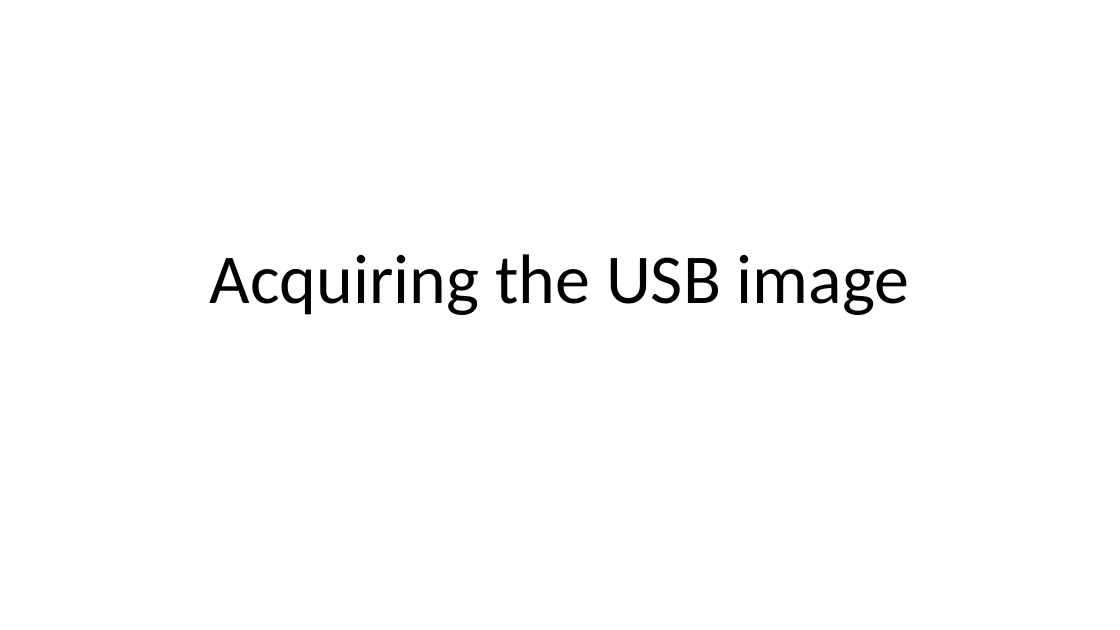
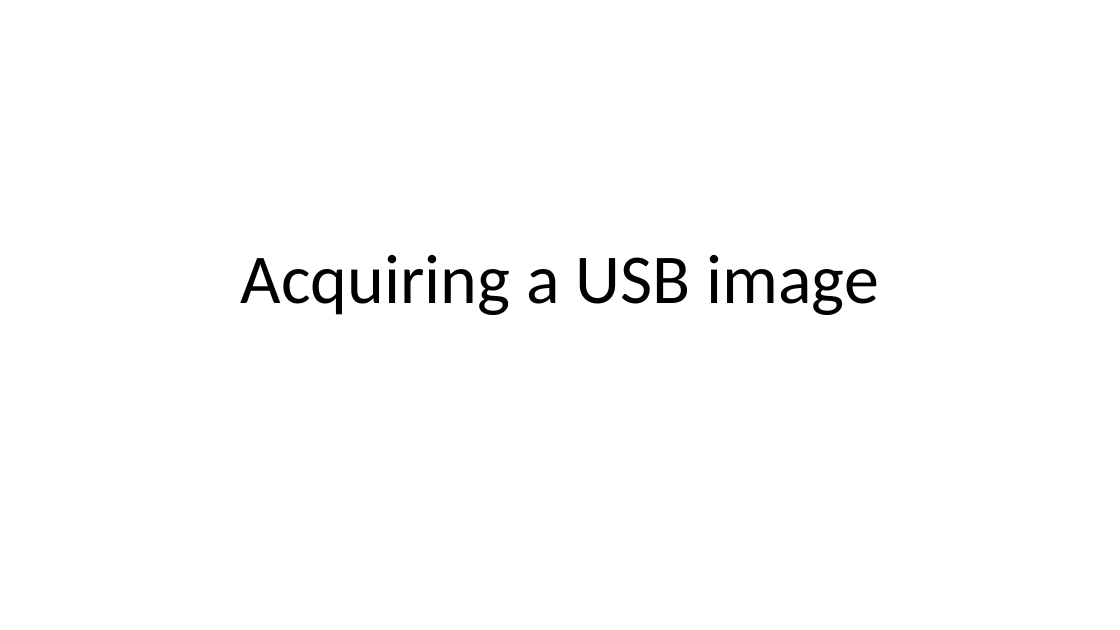
Before and after one commit to frankwxu/digital-forensics-lab, a slide deck: slide 1 of Basic_Computer_Skills_for_Forensics/7_USB_Image_Acquisition.pptx. Drawn at 1120x630 pixels with LibreOffice and Linux fonts; fonts in the diff are those of the drawing; background and template pictures are left out. Boxes give left, top, right and bottom in pixels: in the first picture for what was removed or moved away, otherwise in the second. Text is boxed around its words. In the diff, an @@ line names an element or a change of style, - is before the commit and + after.

```diff
--- a/Basic_Computer_Skills_for_Forensics/7_USB_Image_Acquisition.pptx
+++ b/Basic_Computer_Skills_for_Forensics/7_USB_Image_Acquisition.pptx
@@ title at [241, 255, 879, 315]: text changed @@
-Acquiring the USB image
+Acquiring a USB image
```
Also in this commit, not shown: 4 other slides changed, 4 slides added, 2 slides removed, 8 other files.
